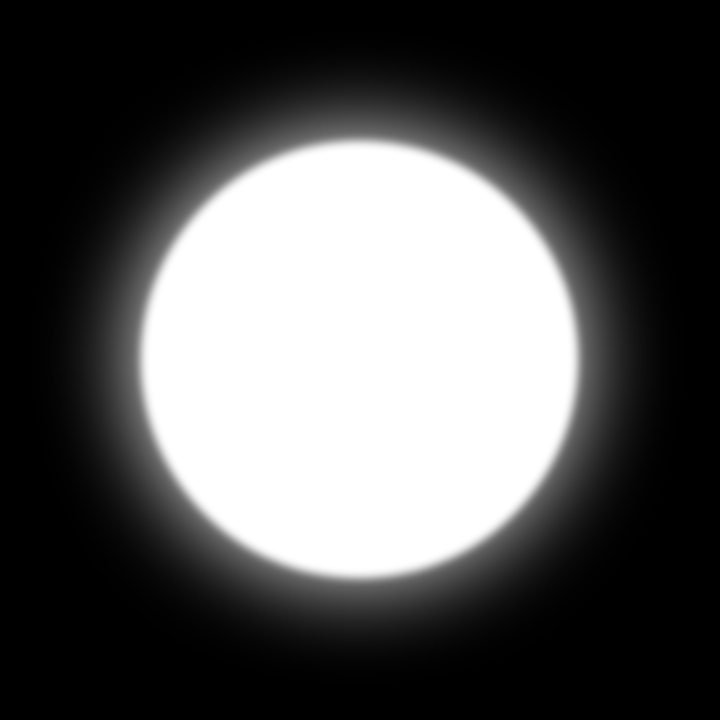
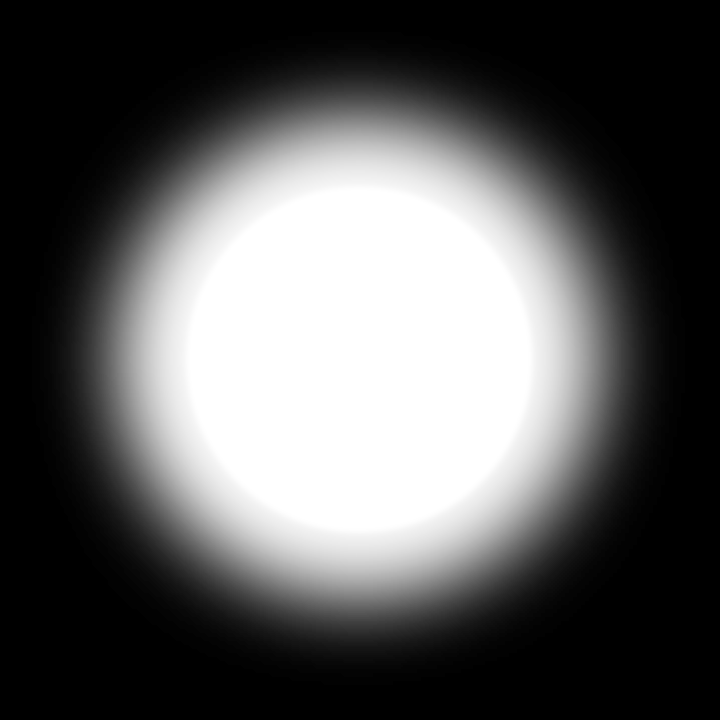
Revision of a layered (720, 720) image; what changed, layer by layer:
added layer "Shape 1 copy 2" above "Shape 1 copy" over [44, 44, 669, 669]
added layer "Shape 1 copy 3" above "Shape 1" over [181, 181, 538, 538]
painted on "Shape 1" over [131, 131, 588, 588]
